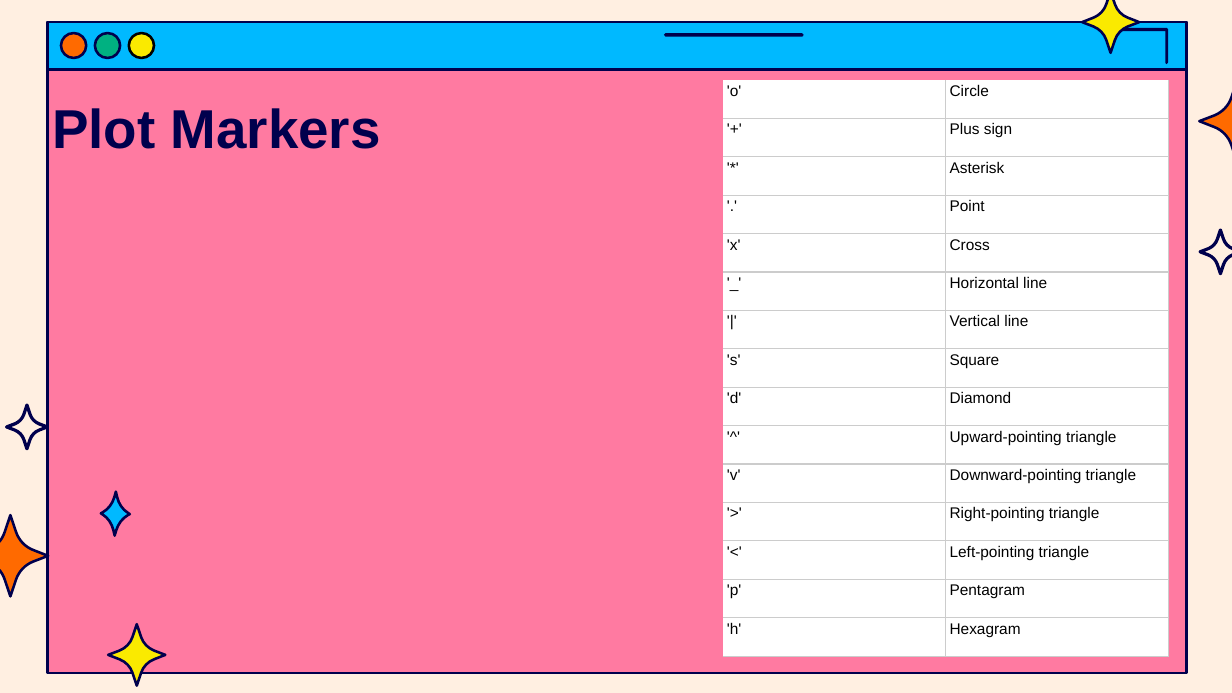
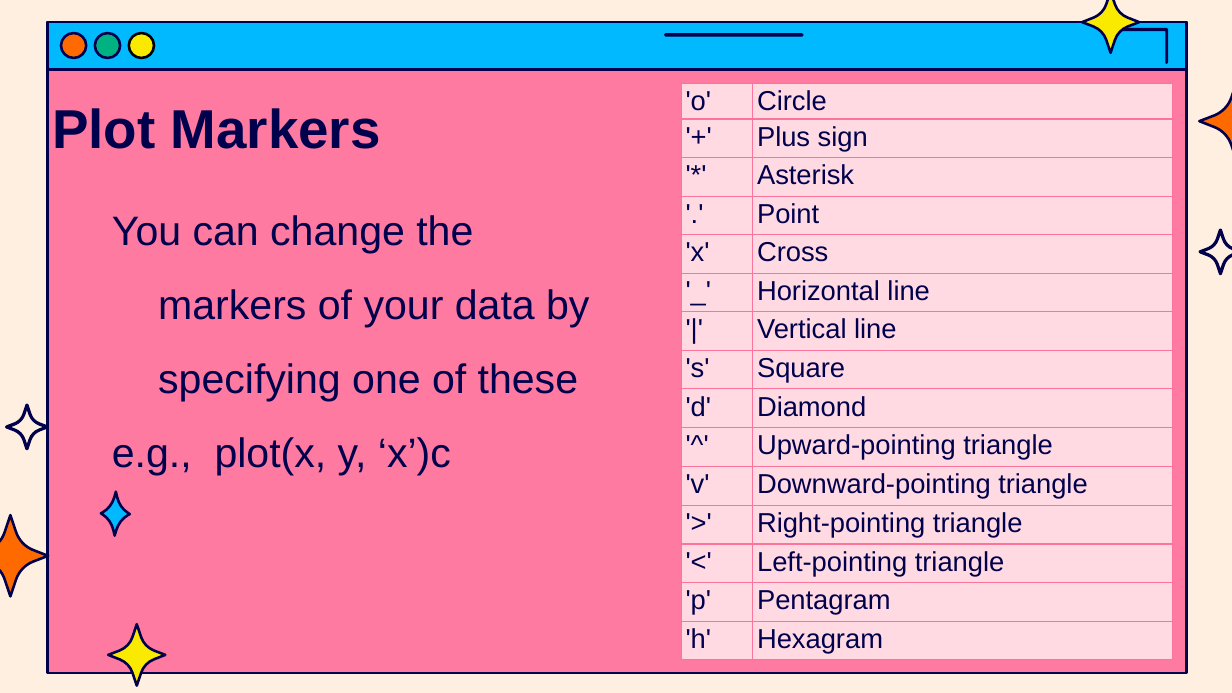
Before and after one commit to jasondsc/MATDRAB2MATFAB, a slide deck: slide 11 of slides/MATLAB_class_4.pptx (slide 8 before the commit). Drawn at 1232x693 pixels with LibreOffice and Linux fonts; fonts in the diff are those of the drawing. Boxes give left, top, right and bottom in pixels: in the first picture for what was removed or moved away, otherwise in the second. Text is boxed around its words. In the diff, an @@ line names an element or a change of style, - is before the commit and + after.

```diff
--- a/slides/MATLAB_class_4.pptx
+++ b/slides/MATLAB_class_4.pptx
@@ table at <box>681,84,1173,663</box> @@
@@ fill #FFFFFF to none in 30 cells @@
@@ size 9 to 16 pt, text colour #000000 to #00004D @@
@@ borders changed @@
@@ table: place and size @@
-table at <box>723,80,1169,657</box>
+table at <box>681,84,1173,663</box>
@@ text added at <box>112,215,589,476</box>, 24 pt, text #00004D @@
+You can change the markers of your data by specifying one of these
+e.g., plot(x, y, ‘x’)c
```
Also in this commit, not shown: 8 other slides changed, 3 slides added, 4 other files.
